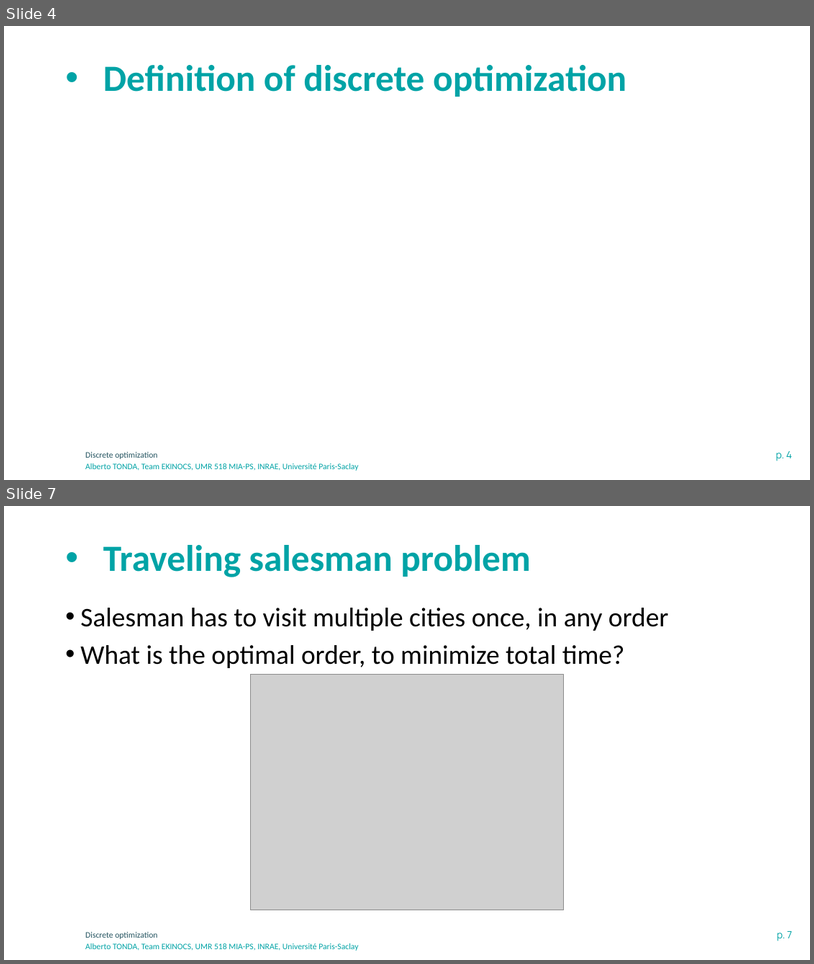
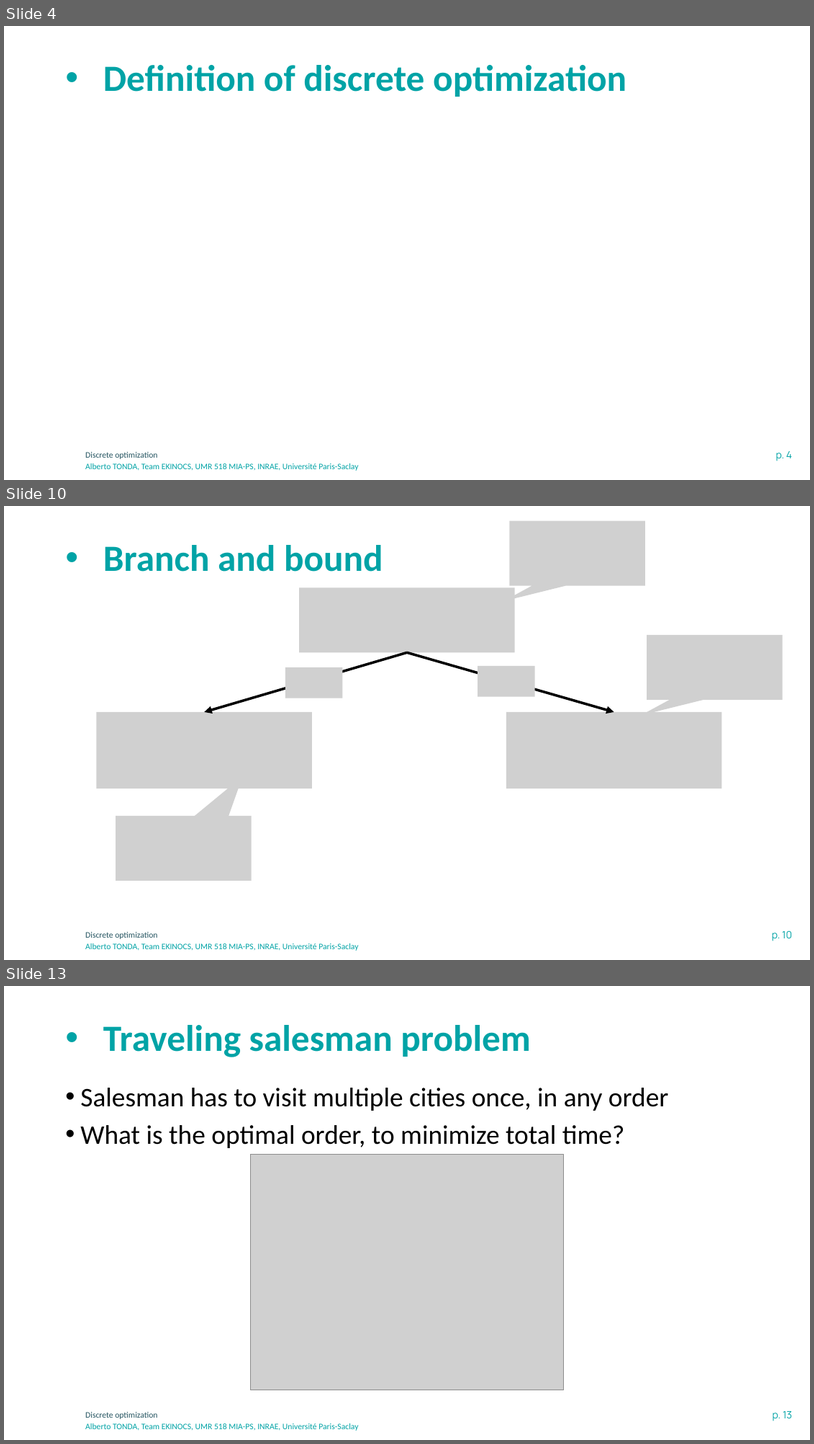
Before and after one commit to albertotonda/teaching, a slide deck: optimization-methods-for-artificial-intelligence/optimization-discrete.pptx. Shown one above the other, each under a label of ours: slides 4 and 7 before the commit, slides 4, 10 and 13 after it; the slides between them are not shown. The pictures are 814x964 and 814x1444 pixels, drawn with LibreOffice and Linux fonts; fonts in the diff are those of the drawing; grey boxes stand for pictures; background and template pictures are left out. Boxes give left, top, right and bottom in pixels: in the first picture for what was removed or moved away, otherwise in the second. Text is boxed around its words. In the diff, an @@ line names an element or a change of style, - is before the commit and + after.

```diff
--- a/optimization-methods-for-artificial-intelligence/optimization-discrete.pptx
+++ b/optimization-methods-for-artificial-intelligence/optimization-discrete.pptx
@@ slide 10 added at <box>4,506,810,960</box>, background #FFFFFF; not listed: 3 template elements that a slide beside it also shows @@
@@ picture added at <box>509,520,646,585</box> @@
@@ title added at <box>103,545,383,572</box>, 44 pt, text #00A3A6, bold @@
+• Branch and bound
@@ picture added at <box>299,587,515,652</box> @@
@@ picture added at <box>647,635,782,700</box> @@
@@ arrow added from (407, 652) to (204, 712), #000000 3 pt @@
@@ arrow added from (407, 652) to (615, 712), #000000 3 pt @@
@@ picture added at <box>286,667,343,698</box> @@
@@ picture added at <box>478,666,535,697</box> @@
@@ picture added at <box>97,712,313,788</box> @@
@@ picture added at <box>507,712,723,788</box> @@
@@ picture added at <box>116,816,252,880</box> @@
@@ what was slide 7 is now slide 13 @@
@@ page number at <box>773,1411,792,1421</box>: text changed @@
-p. 7
+p. 13
```
Also in this commit, not shown: 3 slides changed, 5 other slides added, 14 other files.
